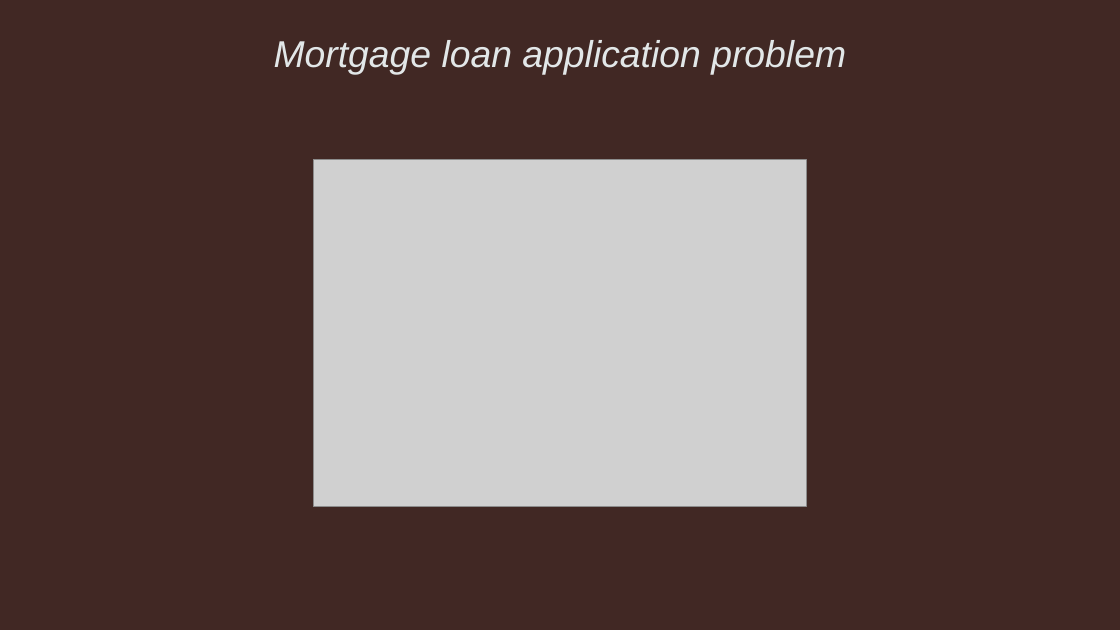
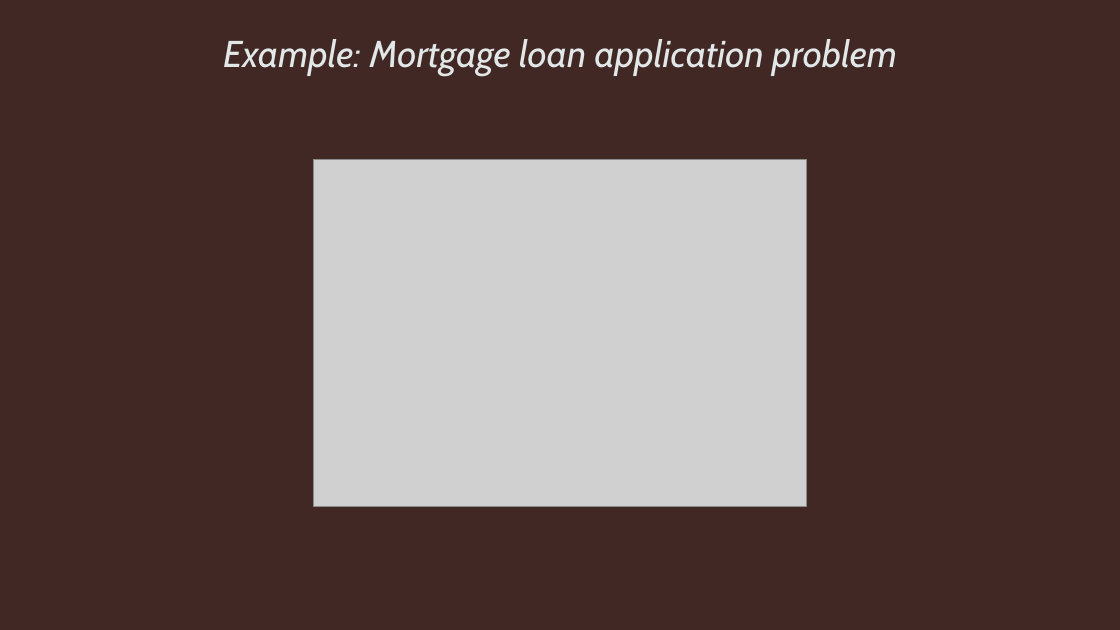
Before and after one commit to IITTeaching/cs520-f23-group-23, a slide deck: slide 4 of main-520-project/CS_520_Paper_Review_Group23.pptx. Drawn at 1120x630 pixels with LibreOffice and Linux fonts; fonts in the diff are those of the drawing; grey boxes stand for pictures. Boxes give left, top, right and bottom in pixels: in the first picture for what was removed or moved away, otherwise in the second. Text is boxed around its words. In the diff, an @@ line names an element or a change of style, - is before the commit and + after.

```diff
--- a/main-520-project/CS_520_Paper_Review_Group23.pptx
+++ b/main-520-project/CS_520_Paper_Review_Group23.pptx
@@ title at (x1=223, y1=39, x2=897, y2=76): text changed; font Arial to Cabin @@
-Mortgage loan application problem
+Example: Mortgage loan application problem
```
Also in this commit, not shown: 18 other slides changed, 8 slides added, 2 other files.
